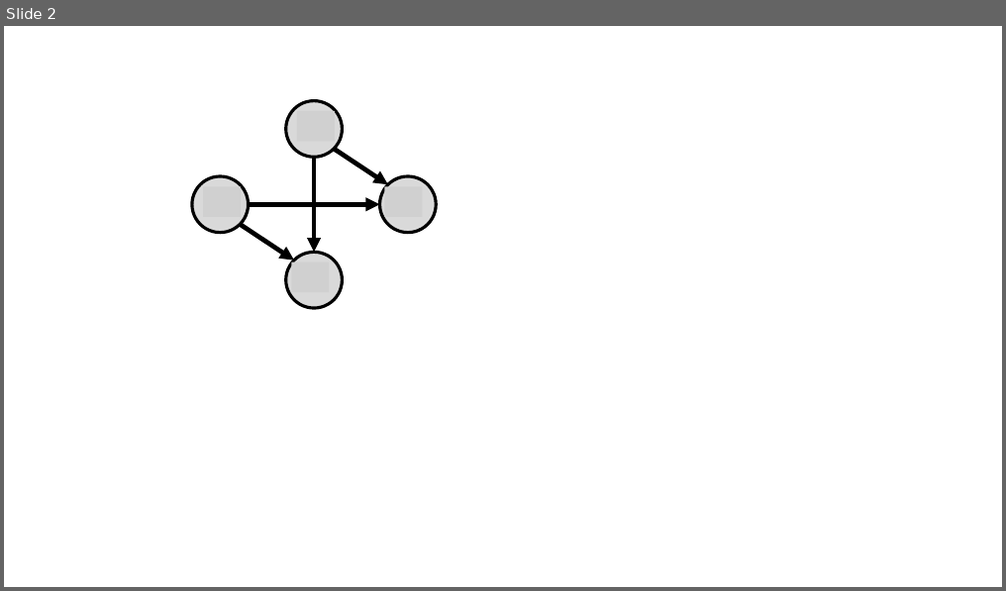
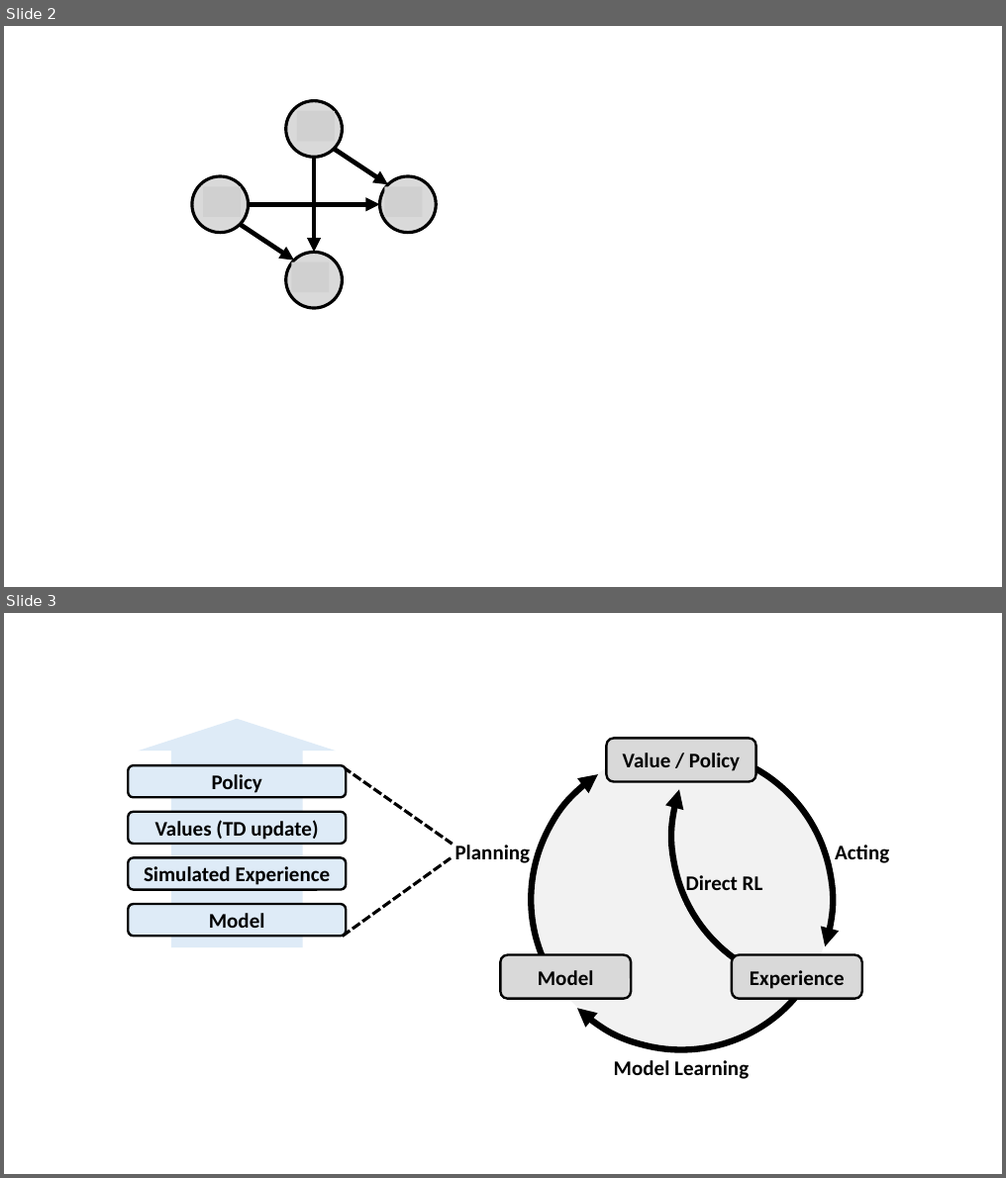
Before and after one commit to baegwangbin/MLMI, a slide deck: MLMI7_Reinforcement_Learning_and_Decision_Making/images/figures.pptx. Shown one above the other, each under a label of ours: slide 2 before the commit, slides 2 and 3 after it. The pictures are 1006x591 and 1006x1178 pixels, drawn with LibreOffice and Linux fonts; fonts in the diff are those of the drawing; grey boxes stand for pictures. Boxes give left, top, right and bottom in pixels: in the first picture for what was removed or moved away, otherwise in the second. Text is boxed around its words. In the diff, an @@ line names an element or a change of style, - is before the commit and + after.

Commit message:
revise MLMI7 - Lecture 3

```diff
--- a/MLMI7_Reinforcement_Learning_and_Decision_Making/images/figures.pptx
+++ b/MLMI7_Reinforcement_Learning_and_Decision_Making/images/figures.pptx
@@ slide 3 added at bbox=[4, 613, 1002, 1174], background #FFFFFF @@
@@ group added at bbox=[129, 719, 347, 948]: 4 rounded rectangles, 1 down arrow @@
+Simulated Experience
+Model
+Values (TD update)
+Policy
@@ line added from (344, 767) to (452, 845), #000000 3 pt dashed @@
@@ line added from (343, 937) to (450, 859), #000000 3 pt dashed @@
@@ group added at bbox=[455, 647, 1002, 1113]: 4 arc (boxed as its full ellipse)s, 4 texts, 3 rounded rectangles, 1 ellipse @@
+Value / Policy
+Model
+Experience
+Planning
+Acting
+Direct RL
+Model Learning
```
Also in this commit, not shown: 6 other files.
